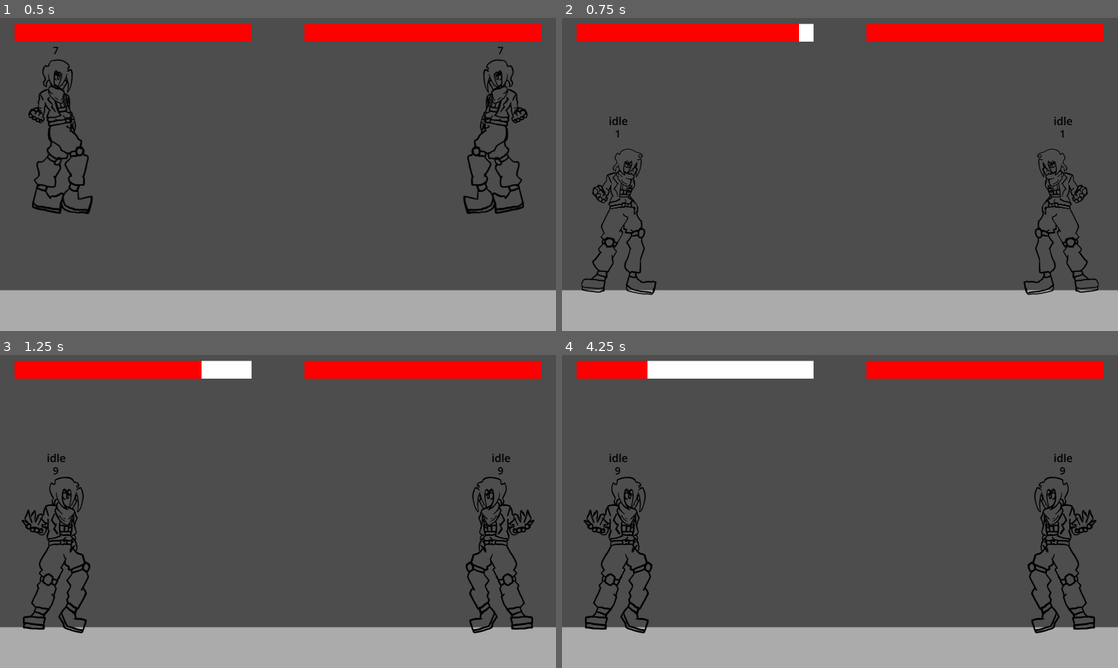
Above: before the commit, frames 1-4 (two rows, left to right).
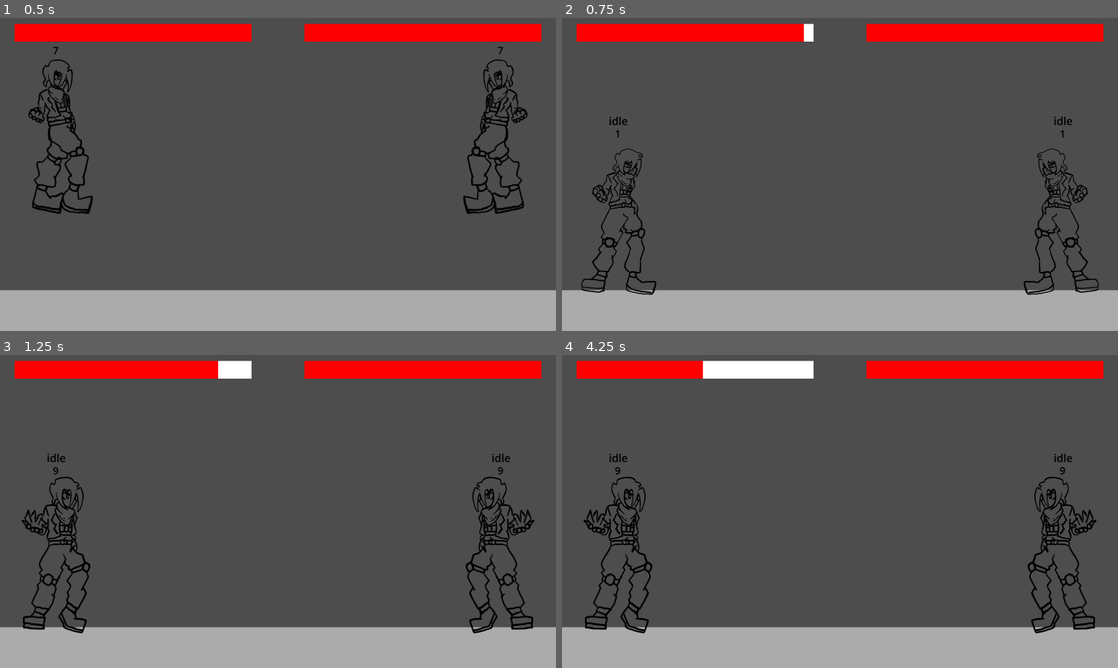
Above: after the commit, the same moments.

Repository: Patotatoman27/waifusVsVoids
Game: Godot game, scene res://Scenes/mainTestStage.tscn
Same seed, same stepped clock (60 frames per second), same inputs: the game is played once before the commit and once after it. The engine's default icon, where the game draws it, is replaced by a stand-in: a white triangle on a blue panel in a dark square.
Inputs:
- Up to frame 1 (0.5 s): no input
- Up to frame 2 (0.75 s): hold B from 0.53 s (still down)
- Up to frame 3 (1.25 s): keep holding B
- Up to frame 4 (4.25 s): release B at 1.28 s; tap B at 1.35, 2.85 s; hold B 2.03-2.78 s; hold B from 3.53 s (still down)

Frame 1 is identical in both runs. In frame 2, less than 0.1% of the frame differs, in the area x 42-44%, y 1-8%; in frame 3, 0.2%; in frame 4, 0.6%, in the area x 15-26%, y 1-8%.

Commit message:
P: Depuracion General

Diff:
--- a/Scenes/Neumann.tscn
+++ b/Scenes/Neumann.tscn
@@ -135,7 +135,7 @@
 tracks/2/interp = 1
 tracks/2/loop_wrap = true
 tracks/2/keys = {
-"times": PackedFloat32Array(0, 0.125, 0.25, 0.377306),
+"times": PackedFloat32Array(0, 0.125, 0.25, 0.375),
 "transitions": PackedFloat32Array(1, 1, 1, 1),
 "update": 1,
 "values": [Vector2(130.661, 126.875), Vector2(131, 126.938), Vector2(111, 115.875), Vector2(127.5, 116.937)]
@@ -147,7 +147,7 @@
 tracks/3/interp = 1
 tracks/3/loop_wrap = true
 tracks/3/keys = {
-"times": PackedFloat32Array(0, 0.125, 0.25, 0.377306),
+"times": PackedFloat32Array(0, 0.125, 0.25, 0.375),
 "transitions": PackedFloat32Array(1, 1, 1, 1),
 "update": 1,
 "values": [Vector2(112, -270), Vector2(117, -277), Vector2(102, -259), Vector2(48, -277)]
@@ -159,7 +159,7 @@
 tracks/4/interp = 1
 tracks/4/loop_wrap = true
 tracks/4/keys = {
-"times": PackedFloat32Array(0, 0.25, 0.377306),
+"times": PackedFloat32Array(0, 0.25, 0.375),
 "transitions": PackedFloat32Array(1, 1, 1),
 "update": 1,
 "values": [Vector2(138, 260.5), Vector2(142, 253.25), Vector2(173, 253.25)]
@@ -171,7 +171,7 @@
 tracks/5/interp = 1
 tracks/5/loop_wrap = true
 tracks/5/keys = {
-"times": PackedFloat32Array(0, 0.25, 0.377306),
+"times": PackedFloat32Array(0, 0.25, 0.375),
 "transitions": PackedFloat32Array(1, 1, 1),
 "update": 1,
 "values": [Vector2(66, -117.25), Vector2(51, -115.375), Vector2(15.5, -115)]
--- a/Scripts/TestStateMachinePlayer.gd
+++ b/Scripts/TestStateMachinePlayer.gd
@@ -1,8 +1,7 @@
 extends CharacterBody2D
 
 #Jugador
-@export var isplayerOne : bool;
-var PX : String;
+@export var PlayerID : int; #ID del Jugador
 
 #Referencias //Players
 @onready var players = $"..";
@@ -68,8 +67,7 @@
 	direction = 0;
 
 	#Jugador actual
-	if isplayerOne:
-		PX = "P1";
+	if PlayerID == 1:
 		myChar = player1;
 		otherChar = player2;
 		#Collision Layers de Hitbox/Hurtbox:
@@ -78,7 +76,6 @@
 		hitboxes.collision_mask = 1 << 5
 		hurtboxes.collision_mask = 1 << 4
 	else:
-		PX = "P2";
 		myChar = player2;
 		otherChar = player1;
 		#Collision Layers de Hitbox/Hurtbox:
@@ -217,12 +214,12 @@
 	stateLabel.text = str(States.keys()[state]);
 
 func JumpLogic(isDouble: bool) -> void:
-	if Input.is_action_pressed(PX + "_Jump"):
+	if Input.is_action_pressed("P" + str(PlayerID) + "_Jump"):
 		if not isDouble:
 			quequeJumpFrames = QUEQUEJUMPFRAMES;
 			canJump = true;
 		else:
-			if Input.is_action_just_pressed(PX + "_Jump"):
+			if Input.is_action_just_pressed("P" + str(PlayerID) + "_Jump"):
 				quequeDoubleJumpFrames = QUEQUEDOUBLEJUMPFRAMES;
 				canDoubleJump = true;
 	else:
@@ -262,17 +259,11 @@
 
 func _on_hurtboxes_area_entered(area: Area2D) -> void:
 	#if state != States.hitstun:
-		var victimID;
-		if isplayerOne:
-			victimID = 1;
-		else:
-			victimID = 2;
-
 		var hitMove = otherChar.move;
 		print(Moveset.keys()[hitMove]) #Que Movimiento impactó
 		if hitMove != 0:
 			var data: AttackData = attack_info[hitMove]
-			players.decreaseHealth(victimID, data.damage)
+			players.decreaseHealth(PlayerID, data.damage)
 			var VictimDirection;
 			if myChar.isFlipped:
 				VictimDirection = -1;
@@ -285,7 +276,7 @@
 
 
 func DirectionDetection():
-	direction = Input.get_action_strength(PX + "_Right") - Input.get_action_strength(PX + "_Left")
+	direction = Input.get_action_strength("P" + str(PlayerID) + "_Right") - Input.get_action_strength("P" + str(PlayerID) + "_Left")
 
 func AirDirectionLogic():
 	if originalFlippedState:
@@ -297,5 +288,5 @@
 	originalFlippedState = isFlipped;
 
 func DashLogic():
-	if Input.is_action_just_pressed(PX + "_Dash"):
+	if Input.is_action_just_pressed("P" + str(PlayerID) + "_Dash"):
 		state = States.dashStart;
--- /dev/null
+++ b/Scripts/character.gd
@@ -0,0 +1,70 @@
+class_name Character
+extends CharacterBody2D
+
+#Jugador
+@export var isplayerOne : bool; #Es jugador uno o no.
+var PX : String;
+
+#Referencias //Players
+@onready var players = $"..";
+@onready var player1: CharacterBody2D = $"../Player1"
+@onready var player2: CharacterBody2D = $"../Player2"
+var myChar;
+var otherChar;
+			#//Hit and Hurtboxes
+const ANIMFPS = 16;
+@onready var anim: AnimationPlayer = $Visual/AnimationPlayer
+@onready var visual: Node2D = $Visual
+@onready var hurtboxes: Area2D = $Visual/Hurtboxes
+@onready var hitboxes: Area2D = $Visual/Hitboxes
+@onready var stateLabel: Label = $StateLabel
+@onready var frameLabel: Label = $FrameLabel
+
+#Atributos
+@export var isFlipped : bool; #Bool. Si el Sprite está flipeado o no.
+const MAXHSPEED := 850; #Movimiento Terrestre
+const ACCELERATION := 5000;
+const ACCEL = 20 #Friccion/Frenado
+const FRICTION = 15
+const GRAVITY := 2680*2; #Caida
+const ADDITIONALGRAVITY := 1250*2;
+const JUMPVELOCITY := 1580*1.5;#Salto
+const AIRHSPEED := 600;#Horizontal Aereo
+const DASHHOLDFRAMES := 3;
+const DASHSPEED := 1500;
+const AIRFLIPPEDDISTANCE := 100; #Pixeles despues de Vict.Pos.x para que se voltee en el aire.
+
+#Condiciones
+var direction : float; #Input.X de jugador. Solo confirmado en X momentos
+var originalFlippedState : bool; #Estado de Flipped al dejar el suelo.
+var canJump : bool; #Salto
+var quequeJumpFrames : int;
+const QUEQUEJUMPFRAMES : int = 7;
+var canDoubleJump : bool; #DobleSalto
+var quequeDoubleJumpFrames : int;
+const QUEQUEDOUBLEJUMPFRAMES : int = 5;
+var hitstunFrames : float; #Golpes
+var dashHoldFrames : int;
+
+#States
+enum States {idle, fall, jump, doublejump, realfall, walk, hitstun, dashStart, dash, dashHold};
+var state : States;
+
+#Moveset
+enum Moveset {nulo, walkKick, jumpKick}
+var attack_info = {
+	Moveset.walkKick: AttackData.new(5, 3, 0.15, 330, 0),
+	Moveset.jumpKick: AttackData.new(30, 7, 0.5, 500, 0)
+}
+var move : Moveset;
+
+
+
+# Called when the node enters the scene tree for the first time.
+func _ready() -> void:
+	pass # Replace with function body.
+
+
+# Called every frame. 'delta' is the elapsed time since the previous frame.
+func _process(delta: float) -> void:
+	pass
--- a/Scripts/players.gd
+++ b/Scripts/players.gd
@@ -19,7 +19,7 @@
 
 # Called when the node enters the scene tree for the first time.
 func _ready() -> void:
-	fillHealthBar(0, 200);
+	fillHealthBar(0, 300);
 
 
 # Called every frame. 'delta' is the elapsed time since the previous frame.
--- a/Scripts/universal.gd
+++ b/Scripts/universal.gd
@@ -17,7 +17,7 @@
 		nodoPadre.add_child(instanciaP1)
 		instanciaP1.name = "Player1";
 		player1 = $"../Players/Player1"
-		player1.isplayerOne = true;
+		player1.PlayerID = 1;
 	else:
 		print("No se encontró el nodo ../Players para P1")
 
@@ -28,5 +28,6 @@
 		nodoPadre.add_child(instanciaP2)
 		instanciaP2.name = "Player2";
 		player2 = $"../Players/Player2"
+		player2.PlayerID = 2;
 	else:
 		print("No se encontró el nodo ../Players para P2")
Not shown, added: Scripts/character.gd.uid
